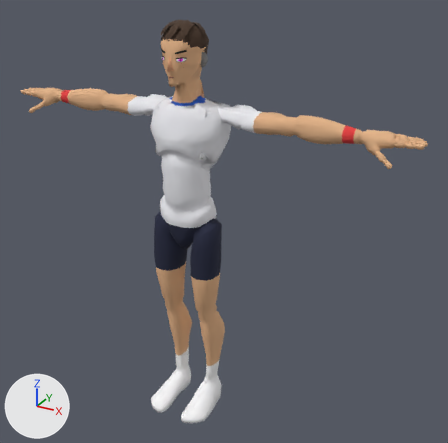
Renders of the glTF model sweetspot/models/players/p00.glb from each side of a commit.
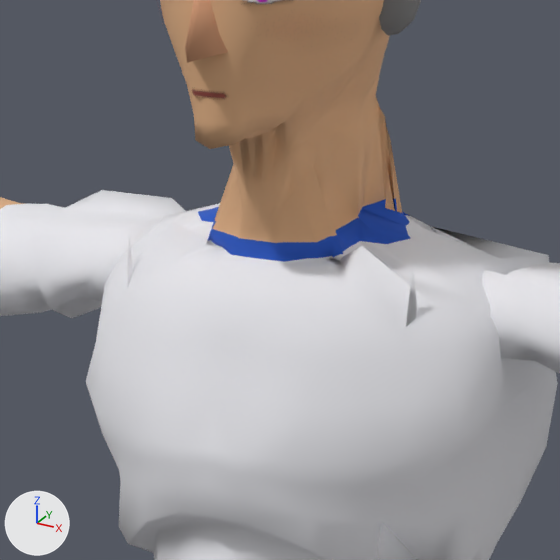
The first picture shows the older version from a camera (50 mm lens) standing at (1.366, -2.155, 2.073) and looking at (0.141, 0.072, 0.96). The close-ups show the older and then the newer version on the part from 30% to 52% of the width and 14% to 36% of the height of that picture. Only the edits that show in the close-ups are written down. Arrows for +X, +Y and +Z are at lower left; the lights stay in place. Vertices at exactly the same position are counted once.

Objects in the first close-up: 'Body', 'Ear', 'Nose' and 1 more.
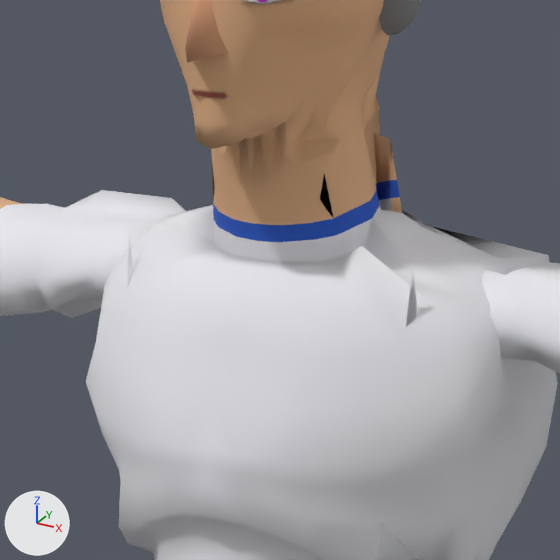
Edits to the scene script, one JSON object a line:
```json
{"block": "me_mannequin", "where": "# used by ob_body; location = (0.0, 0.0, 0.0)"}
{"op": "remove", "block": "me_mannequin", "code": "me_mannequin.from_pydata(...)  # 8062 vertices, 15878 faces; spans x -0.97..0.97, y -0.21..0.14, z 0.0..1.8"}
{"op": "add", "block": "me_mannequin", "code": "me_mannequin.from_pydata(...)  # 8066 vertices, 15886 faces; spans x -0.97..0.97, y -0.21..0.14, z 0.0..1.8"}
{"block": "me_mannequin", "change": "me_mannequin part 1: 87 vertices moved from x -0.09..0.07, y -0.04..0.05, z 1.49..1.59 to x -0.06..0.06, y -0.05..0.07, z 1.49..1.59; 112 vertices removed from x -0.08..0.09, y -0.05..0.05, z 1.48..1.57; 116 vertices added at x -0.06..0.06, y -0.05..0.06, z 1.49..1.57"}
{"block": "me_mannequin", "change": "me_mannequin part 2: 15 kept faces spanning x -0.05..0.02, y -0.05..0.04, z 1.5..1.52 get new texture (UV) coordinates"}
```

Boxes [x1, y1, x2, y2] around the edits, measured in the close-ups (560 x 560 px; the box of a moved part takes in the faces that stretch with it):
```json
{"part": 1, "of": "me_mannequin", "change": "moved or reshaped", "before": [173, 86, 437, 280], "after": [178, 84, 437, 273]}
{"part": 2, "of": "me_mannequin", "change": "surface changed", "before": [237, 227, 279, 250], "after": [237, 227, 279, 250]}
```
